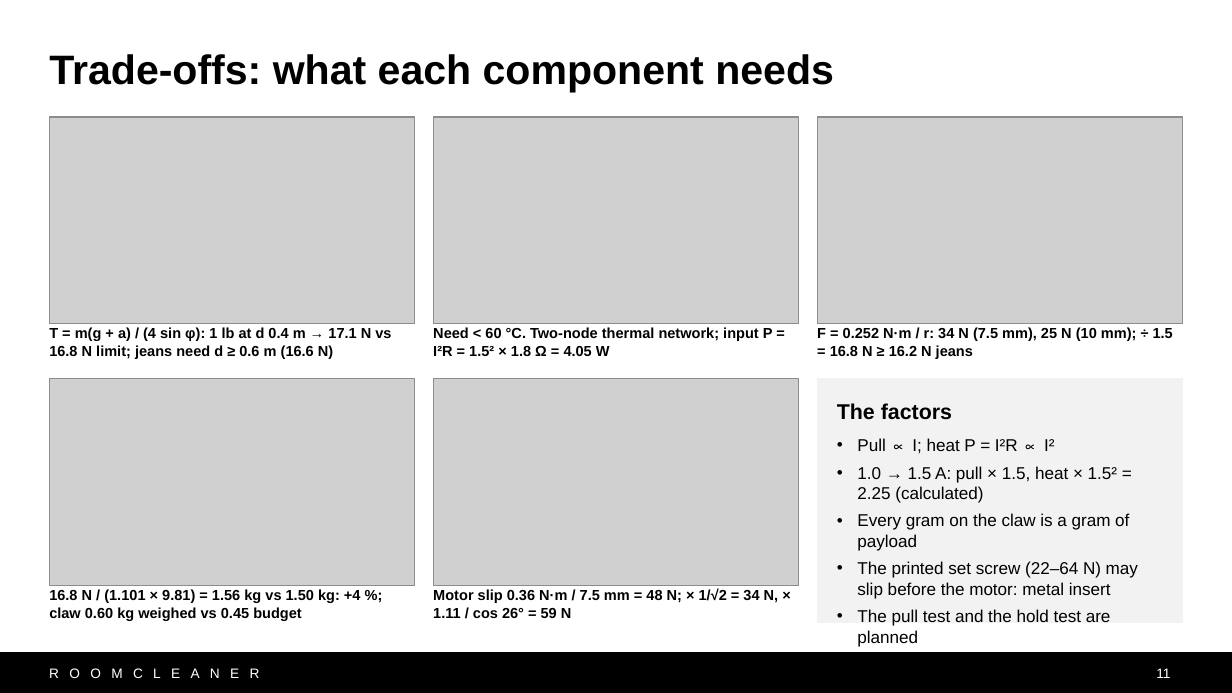
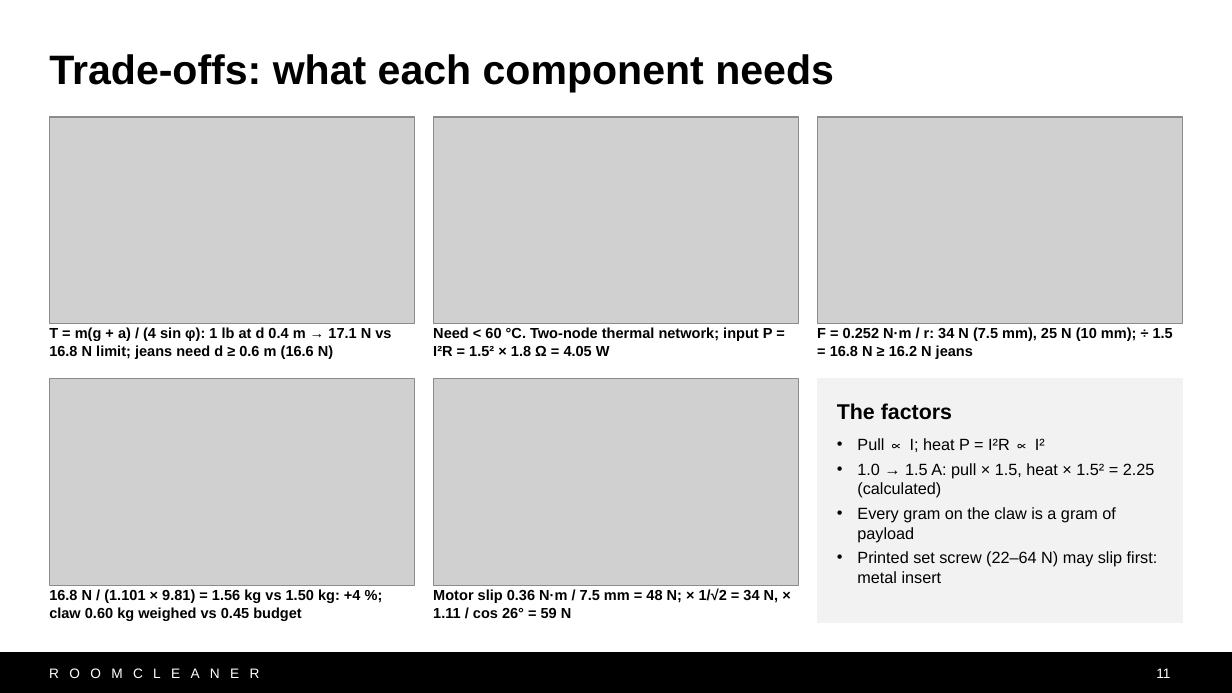
Before and after one commit to Jaspario1199/RoomCleaner, a slide deck: slide 11 of docs/presentation/deck_v10/RoomCleaner_Buntinx_v10.pptx. Drawn at 1232x693 pixels with LibreOffice and Linux fonts; fonts in the diff are those of the drawing; grey boxes stand for pictures. Boxes give left, top, right and bottom in pixels: in the first picture for what was removed or moved away, otherwise in the second. Text is boxed around its words. In the diff, an @@ line names an element or a change of style, - is before the commit and + after.

```diff
--- a/docs/presentation/deck_v10/RoomCleaner_Buntinx_v10.pptx
+++ b/docs/presentation/deck_v10/RoomCleaner_Buntinx_v10.pptx
@@ text in rectangle at bbox=[857, 438, 1155, 542]: size 10 to 9.5 pt in "Pull ∝ I; heat P = I²R ...", "1.0 → 1.5 A: pull × 1.5, ...", "Every gram on the claw is a ..."; less space between paragraphs @@
@@ text in rectangle at bbox=[857, 551, 1158, 583]: text changed; size 10 to 9.5 pt @@
-• The printed set screw (22–64 N) may slip before the motor: metal insert
-• The pull test and the hold test are planned
+• Printed set screw (22–64 N) may slip first: metal insert
```
Also in this commit, not shown: 2 other slides changed, 3 other files.
